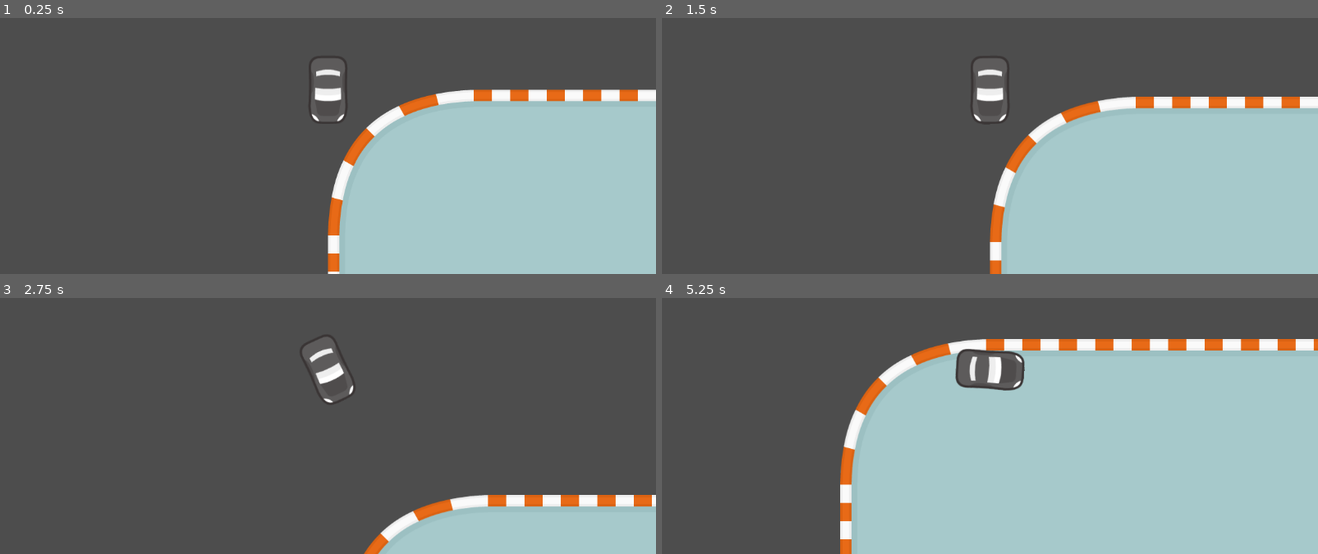
Above: before the commit, frames 1-4 (two rows, left to right).
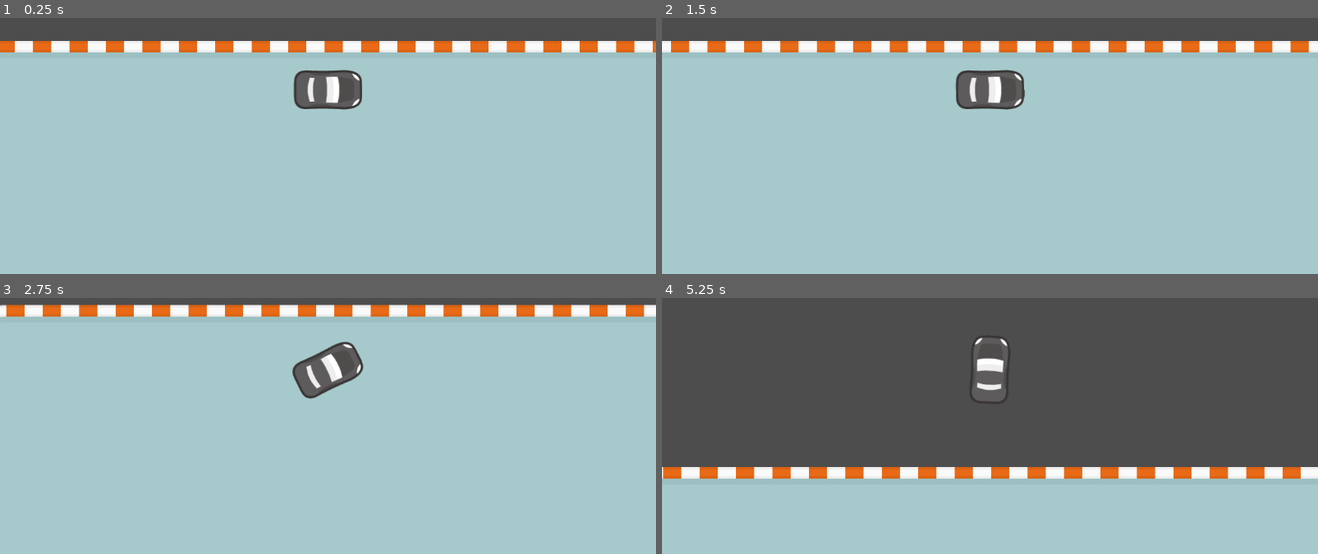
Above: after the commit, the same moments.

Repository: JJBandana/Indy500
Game: Godot game, scene res://Scenes/track_01.tscn
Two runs of this game, one before a commit and one after it. Both use one fixed random seed, a clock stepped at 60 frames per second and the inputs below. Before the commit the project starts from res://Scenes/world.tscn.
Inputs:
- Up to frame 1 (0.25 s): no input
- Up to frame 2 (1.5 s): tap Enter at 0.5 s; hold D (steer_right) 0.53-1.28 s; tap Space at 1.25 s; hold S (brake) from 1.28 s (still down)
- Up to frame 3 (2.75 s): release S (brake) at 2.03 s; hold D (steer_right) from 2.03 s (still down)
- Up to frame 4 (5.25 s): release D (steer_right) at 2.78 s; hold W (accelerate) 2.78-3.53 s; hold A (steer_left) 3.53-5.03 s; hold S (brake) from 5.03 s (still down)

The runs differ from the first frame. In frame 1, 59% of the frame differs, in the area x 0-100%, y 8-100%; in frame 2, 61%; in frame 3, 90%, in the area x 0-100%, y 2-100%; in frame 4, 46%.

Commit message:
started checkpoints

Diff:
--- a/Scenes/Vehicle.tscn
+++ b/Scenes/Vehicle.tscn
@@ -1,6 +1,6 @@
 [gd_scene load_steps=4 format=3 uid="uid://bxdbw4wd10jen"]
 
-[ext_resource type="Script" path="res://Vehicle.gd" id="1_1ve7p"]
+[ext_resource type="Script" path="res://scripts/Vehicle.gd" id="1_gdr2h"]
 [ext_resource type="Texture2D" uid="uid://7aagjv0mnybu" path="res://assets/car_black_5.png" id="2_644hb"]
 
 [sub_resource type="CapsuleShape2D" id="CapsuleShape2D_6x87x"]
@@ -9,7 +9,7 @@
 
 [node name="Vehicle" type="CharacterBody2D"]
 rotation = 1.57079
-script = ExtResource("1_1ve7p")
+script = ExtResource("1_gdr2h")
 
 [node name="Sprite2D" type="Sprite2D" parent="."]
 rotation = 1.57079
--- /dev/null
+++ b/Scenes/checkpoint.tscn
@@ -0,0 +1,12 @@
+[gd_scene load_steps=3 format=3 uid="uid://do4f3fl8wcoa1"]
+
+[ext_resource type="Script" path="res://scripts/checkpoint.gd" id="1_p6yip"]
+
+[sub_resource type="RectangleShape2D" id="RectangleShape2D_yf5u4"]
+size = Vector2(907, 512)
+
+[node name="checkpoint" type="Area2D"]
+script = ExtResource("1_p6yip")
+
+[node name="CollisionShape2D" type="CollisionShape2D" parent="."]
+shape = SubResource("RectangleShape2D_yf5u4")
--- a/Scenes/track_01.tscn
+++ b/Scenes/track_01.tscn
@@ -1,7 +1,8 @@
-[gd_scene load_steps=5 format=3 uid="uid://skai7lsghtqi"]
+[gd_scene load_steps=13 format=3 uid="uid://skai7lsghtqi"]
 
 [ext_resource type="Texture2D" uid="uid://ioi0k68moa1a" path="res://assets/spritesheet_tiles.png" id="1_ainnm"]
 [ext_resource type="PackedScene" uid="uid://bxdbw4wd10jen" path="res://Scenes/Vehicle.tscn" id="2_ceme7"]
+[ext_resource type="PackedScene" uid="uid://do4f3fl8wcoa1" path="res://Scenes/checkpoint.tscn" id="3_775lm"]
 
 [sub_resource type="TileSetAtlasSource" id="TileSetAtlasSource_3p8ca"]
 texture = ExtResource("1_ainnm")
@@ -344,13 +345,36 @@
 terrain_set_0/terrain_1/color = Color(0.572549, 0.360784, 0.235294, 1)
 sources/0 = SubResource("TileSetAtlasSource_3p8ca")
 
+[sub_resource type="RectangleShape2D" id="RectangleShape2D_ffqmc"]
+size = Vector2(512, 896)
+
+[sub_resource type="RectangleShape2D" id="RectangleShape2D_ufftf"]
+size = Vector2(640, 512)
+
+[sub_resource type="RectangleShape2D" id="RectangleShape2D_4s8my"]
+size = Vector2(384, 512)
+
+[sub_resource type="RectangleShape2D" id="RectangleShape2D_ejjqr"]
+size = Vector2(512, 1152)
+
+[sub_resource type="RectangleShape2D" id="RectangleShape2D_qtj7j"]
+size = Vector2(1535.5, 512)
+
+[sub_resource type="RectangleShape2D" id="RectangleShape2D_jiffg"]
+size = Vector2(512, 516)
+
+[sub_resource type="RectangleShape2D" id="RectangleShape2D_i0el8"]
+size = Vector2(1153, 512)
+
 [node name="Track01" type="Node2D"]
 
 [node name="TileMap" type="TileMap" parent="."]
+y_sort_enabled = true
 tile_set = SubResource("TileSet_2x1cr")
 cell_quadrant_size = 32
 format = 2
 layer_0/name = "Layer 0"
+layer_0/y_sort_enabled = true
 layer_0/tile_data = PackedInt32Array(65537, 327680, 6, 131073, 262144, 6, 196609, 262144, 11, 262145, 262144, 11, 32768 …(8647 unchanged characters)…
 layer_1/name = "Layer 1"
 layer_1/enabled = true
@@ -363,3 +387,84 @@
 [node name="Vehicle" parent="." instance=ExtResource("2_ceme7")]
 position = Vector2(1222, 214)
 rotation = 0.0
+
+[node name="Checkpoints" type="Node2D" parent="."]
+
+[node name="checkpoint" parent="Checkpoints" instance=ExtResource("3_775lm")]
+position = Vector2(1722, 384)
+
+[node name="checkpoint1" parent="Checkpoints" instance=ExtResource("3_775lm")]
+position = Vector2(2631, 882)
+checkpoint_number = 1
+
+[node name="CollisionShape2D" parent="Checkpoints/checkpoint1" index="0"]
+position = Vector2(-199, 206)
+shape = SubResource("RectangleShape2D_ffqmc")
+
+[node name="checkpoint2" parent="Checkpoints" instance=ExtResource("3_775lm")]
+position = Vector2(2103, 1534)
+checkpoint_number = 2
+
+[node name="CollisionShape2D" parent="Checkpoints/checkpoint2" index="0"]
+position = Vector2(-247, 258)
+shape = SubResource("RectangleShape2D_ufftf")
+
+[node name="checkpoint3" parent="Checkpoints" instance=ExtResource("3_775lm")]
+position = Vector2(2103, 1534)
+checkpoint_number = 3
+
+[node name="CollisionShape2D" parent="Checkpoints/checkpoint3" index="0"]
+position = Vector2(-1271, 258)
+shape = SubResource("RectangleShape2D_4s8my")
+
+[node name="checkpoint4" parent="Checkpoints" instance=ExtResource("3_775lm")]
+position = Vector2(384, 2624)
+checkpoint_number = 4
+
+[node name="CollisionShape2D" parent="Checkpoints/checkpoint4" index="0"]
+shape = SubResource("RectangleShape2D_ejjqr")
+
+[node name="checkpoint5" parent="Checkpoints" instance=ExtResource("3_775lm")]
+position = Vector2(1094, 3456)
+checkpoint_number = 5
+
+[node name="CollisionShape2D" parent="Checkpoints/checkpoint5" index="0"]
+position = Vector2(314.25, 0)
+shape = SubResource("RectangleShape2D_qtj7j")
+
+[node name="checkpoint6" parent="Checkpoints" instance=ExtResource("3_775lm")]
+position = Vector2(2631, 2926)
+checkpoint_number = 6
+
+[node name="CollisionShape2D" parent="Checkpoints/checkpoint6" index="0"]
+position = Vector2(-199, 16)
+shape = SubResource("RectangleShape2D_jiffg")
+
+[node name="checkpoint7" parent="Checkpoints" instance=ExtResource("3_775lm")]
+position = Vector2(2103, 2175)
+checkpoint_number = 7
+
+[node name="CollisionShape2D" parent="Checkpoints/checkpoint7" index="0"]
+position = Vector2(-503.5, 258)
+shape = SubResource("RectangleShape2D_i0el8")
+
+[node name="checkpoint8" parent="Checkpoints" instance=ExtResource("3_775lm")]
+position = Vector2(1363, 894)
+checkpoint_number = 8
+
+[node name="CollisionShape2D" parent="Checkpoints/checkpoint8" index="0"]
+position = Vector2(-503.5, 258)
+shape = SubResource("RectangleShape2D_i0el8")
+
+[node name="checkpoint9" parent="Checkpoints" instance=ExtResource("3_775lm")]
+position = Vector2(578, 384)
+checkpoint_number = 9
+
+[editable path="Checkpoints/checkpoint1"]
+[editable path="Checkpoints/checkpoint2"]
+[editable path="Checkpoints/checkpoint3"]
+[editable path="Checkpoints/checkpoint4"]
+[editable path="Checkpoints/checkpoint5"]
+[editable path="Checkpoints/checkpoint6"]
+[editable path="Checkpoints/checkpoint7"]
+[editable path="Checkpoints/checkpoint8"]
--- a/project.godot
+++ b/project.godot
@@ -11,7 +11,7 @@
 [application]
 
 config/name="Indy500"
-run/main_scene="res://Scenes/world.tscn"
+run/main_scene="res://Scenes/track_01.tscn"
 config/features=PackedStringArray("4.0", "Mobile")
 config/icon="res://icon.svg"
 
--- a/Vehicle.gd
+++ b/scripts/Vehicle.gd
@@ -1,4 +1,8 @@
 extends CharacterBody2D
+
+class_name Vehicle
+
+var checkpoint = 0
 
 var wheel_base = 70
 var steering_angle = 15
@@ -11,7 +15,7 @@
 var friction = -55
 var drag = -0.06
 
-var braking = -450
+var braking = -800
 var max_speed_reverse = 250
 
 var slip_speed = 400
--- /dev/null
+++ b/scripts/checkpoint.gd
@@ -0,0 +1,10 @@
+extends Area2D
+
+@export var checkpoint_number: int = 0;
+
+func _ready():
+	self.body_entered.connect(_on_body_entered)
+
+func _on_body_entered(body):
+	if body is Vehicle:
+		body.checkpoint = checkpoint_number
